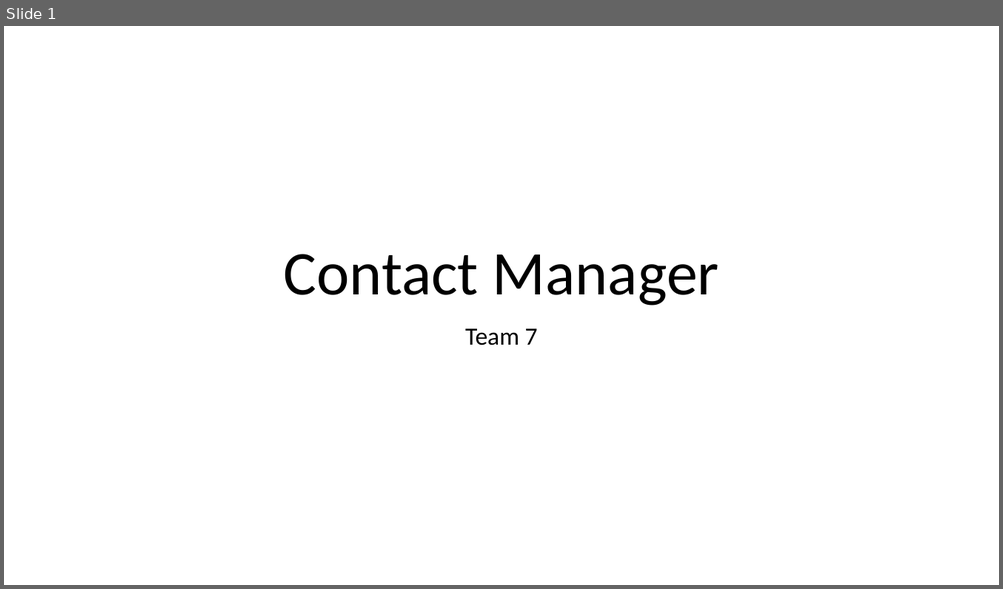
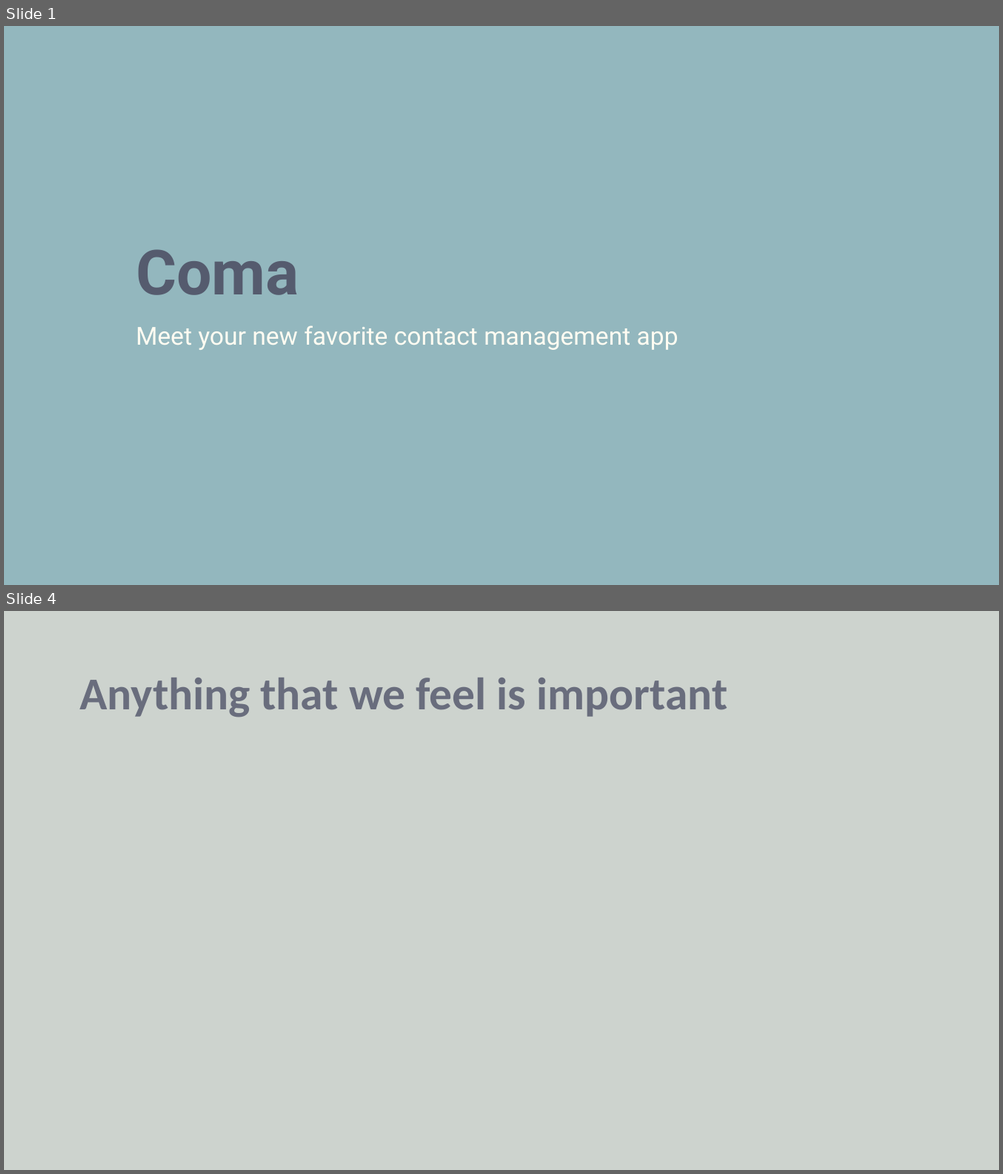
Before and after one commit to steevejoseph/contact-manager, a slide deck: ContactManager.pptx. Shown one above the other, each under a label of ours: slide 1 before the commit, slides 1 and 4 after it; the slides between them are not shown. The pictures are 1003x589 and 1003x1174 pixels, drawn with LibreOffice and Linux fonts; fonts in the diff are those of the drawing. Boxes give left, top, right and bottom in pixels: in the first picture for what was removed or moved away, otherwise in the second. Text is boxed around its words. In the diff, an @@ line names an element or a change of style, - is before the commit and + after.

```diff
--- a/ContactManager.pptx
+++ b/ContactManager.pptx
@@ slide 4 added at (4,611,999,1170), background #CDD3CE @@
@@ title added at (79,678,727,718), 44 pt, text #696D7D, bold @@
+Anything that we feel is important
@@ slide 1 changed as well @@
@@ background #FFFFFF to #93B7BE @@
@@ title at (136,249,299,295): text changed; font Calibri to Roboto; text colour #000000 to #555B6E; bold on @@
-Contact Manager
+Coma
@@ subtitle at (136,326,678,350): text changed; font Calibri to Roboto; text colour #000000 to #FFFCF2 @@
-Team 7
+Meet your new favorite contact management app
```
Also in this commit, not shown: 1 other slide changed, 2 other slides added, 1 slide removed.
